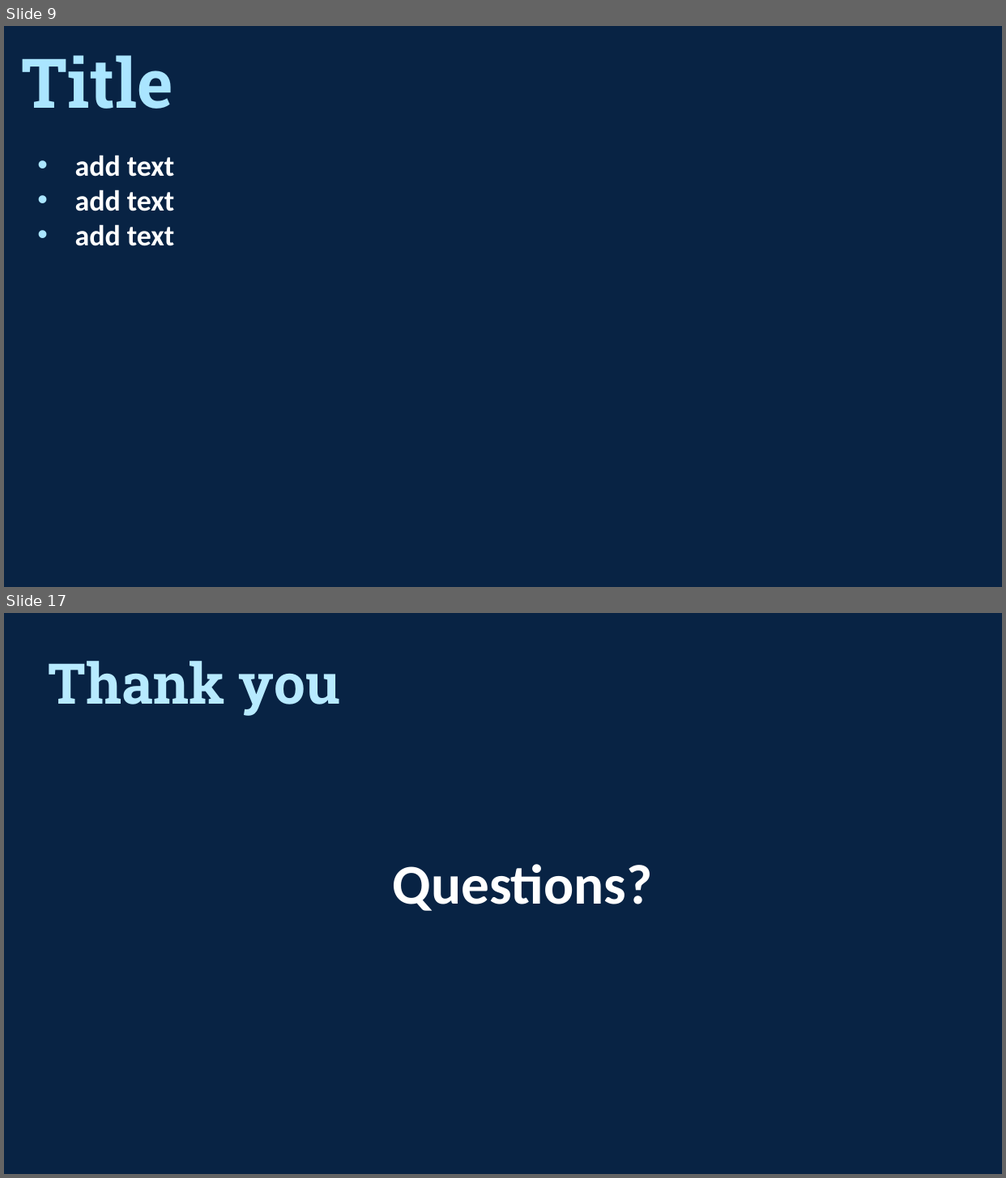
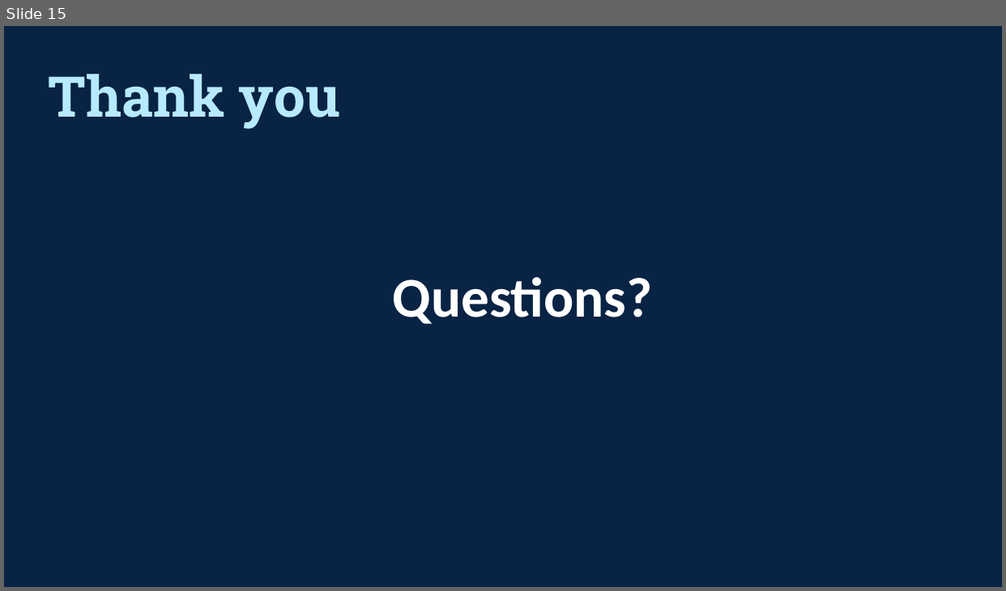
Before and after one commit to emobes22/project-one, a slide deck: Zillow_Powerpoint.pptx. Shown one above the other, each under a label of ours: slides 9 and 17 before the commit, slide 15 after it; the slides between them are not shown. The pictures are 1006x1178 and 1006x591 pixels, drawn with LibreOffice and Linux fonts; fonts in the diff are those of the drawing. Boxes give left, top, right and bottom in pixels: in the first picture for what was removed or moved away, otherwise in the second. Text is boxed around its words. In the diff, an @@ line names an element or a change of style, - is before the commit and + after.

```diff
--- a/Zillow_Powerpoint.pptx
+++ b/Zillow_Powerpoint.pptx
@@ slide 9 removed at <box>4,26,1002,587</box>, background #082344 @@
@@ title removed at <box>22,55,173,109</box> @@
-Title
@@ text removed at <box>75,155,174,246</box> @@
-• add text
-• add text
-• add text
@@ what was slide 17 is now slide 15 @@
```
Also in this commit, not shown: 2 slides changed, 12 slides added, 13 other slides removed.
